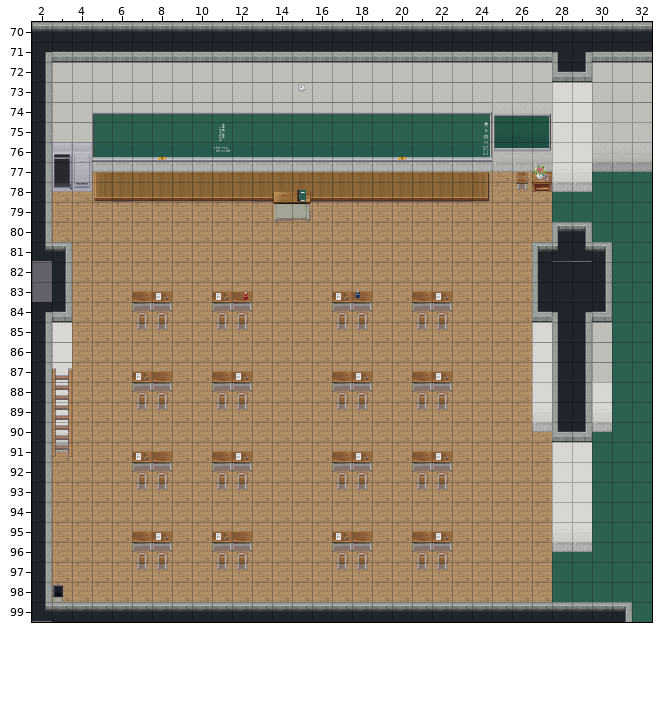
Two states of a Tiled map, res/tmx/class.tmx. Above is the file before it was changed.
Cells are 32x32 px. Shown: x 2..32, y 70..99.
New version:
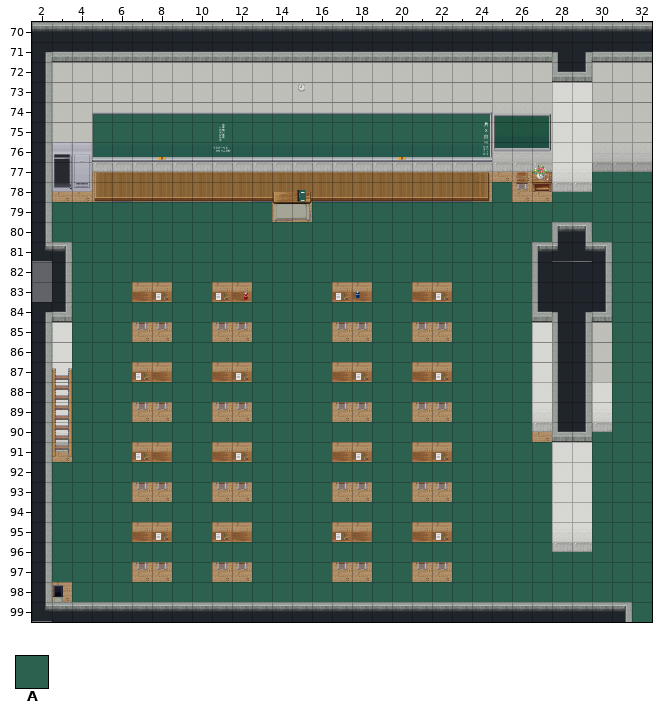
Key: from "tiles-gakuen-001": A 6.
_ is an empty cell.
Tiles of an added or newly shown layer are drawn over the layers below it.
Changes in this commit:
Layer "route_tiles-gakuen-001" (now shown):
y 78: x 25 _ -> A
y 79: x 3..13 ___________ -> AAAAAAAAAAA; x 16..27 ____________ -> AAAAAAAAAAAA
y 80: x 3..27 _________________________ -> AAAAAAAAAAAAAAAAAAAAAAAAA
y 81..82: x 4..26 _______________________ -> AAAAAAAAAAAAAAAAAAAAAAA
y 83: x 4..6 ___ -> AAA; x 9..10 __ -> AA; x 13..16 ____ -> AAAA; x 19..20 __ -> AA; x 23..26 ____ -> AAAA
y 84: x 4..26 _______________________ -> AAAAAAAAAAAAAAAAAAAAAAA
y 85: x 4..6 ___ -> AAA; x 9..10 __ -> AA; x 13..16 ____ -> AAAA; x 19..20 __ -> AA; x 23..26 ____ -> AAAA
y 86: x 4..26 _______________________ -> AAAAAAAAAAAAAAAAAAAAAAA
y 87: x 4..6 ___ -> AAA; x 9..10 __ -> AA; x 13..16 ____ -> AAAA; x 19..20 __ -> AA; x 23..26 ____ -> AAAA
y 88: x 4..26 _______________________ -> AAAAAAAAAAAAAAAAAAAAAAA
y 89: x 4..6 ___ -> AAA; x 9..10 __ -> AA; x 13..16 ____ -> AAAA; x 19..20 __ -> AA; x 23..26 ____ -> AAAA
y 90: x 4..26 _______________________ -> AAAAAAAAAAAAAAAAAAAAAAA
y 91: x 4..6 ___ -> AAA; x 9..10 __ -> AA; x 13..16 ____ -> AAAA; x 19..20 __ -> AA; x 23..27 _____ -> AAAAA
y 92: x 3..27 _________________________ -> AAAAAAAAAAAAAAAAAAAAAAAAA
y 93: x 3..6 ____ -> AAAA; x 9..10 __ -> AA; x 13..16 ____ -> AAAA; x 19..20 __ -> AA; x 23..27 _____ -> AAAAA
y 94: x 3..27 _________________________ -> AAAAAAAAAAAAAAAAAAAAAAAAA
y 95: x 3..6 ____ -> AAAA; x 9..10 __ -> AA; x 13..16 ____ -> AAAA; x 19..20 __ -> AA; x 23..27 _____ -> AAAAA
y 96: x 3..27 _________________________ -> AAAAAAAAAAAAAAAAAAAAAAAAA
y 97: x 3..6 ____ -> AAAA; x 9..10 __ -> AA; x 13..16 ____ -> AAAA; x 19..20 __ -> AA; x 23..27 _____ -> AAAAA
y 98: x 4..27 ________________________ -> AAAAAAAAAAAAAAAAAAAAAAAA
Boxes around the changes in both pictures, in picture pixels (x1, y1, x2, y2):
added: (52, 182, 552, 602)
